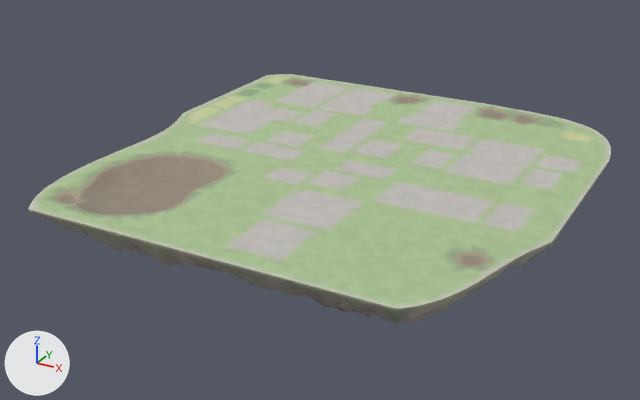
Two versions of the glTF model godot_project/remake/sky/islands/SKY-040.rock.glb, one commit apart.
Camera for both pictures: a camera (50 mm lens) standing at (209.0, -411.0, 175.0) and looking at (-13.0, -6.0, -27.0). Arrows for +X, +Y and +Z are at lower left; the lights stay in place. The first picture is the older version.

The scene before the commit, as lines of its bpy script (objects in view):
```python
me_deck_col = bpy.data.meshes.new('deck-col')
me_deck_col.from_pydata(...)  # 4655 vertices, 8999 faces; spans x -126.0..129.0, y -137.0..130.0, z -5.0..0.0
me_deck_col.materials.append(mat_sky_deck)
me_rock = bpy.data.meshes.new('rock')
me_rock.from_pydata(...)  # 2310 vertices, 4311 faces; spans x -126.0..129.0, y -137.0..130.0, z -68.0..0.0
me_rock.materials.append(mat_sky_rock)
ob_deck_col = bpy.data.objects.new('deck-col', me_deck_col)
ob_deck_col.location = (0.0, 0.0, 0.0)
ob_rock = bpy.data.objects.new('rock', me_rock)
ob_rock.location = (0.0, 0.0, 0.0)
```
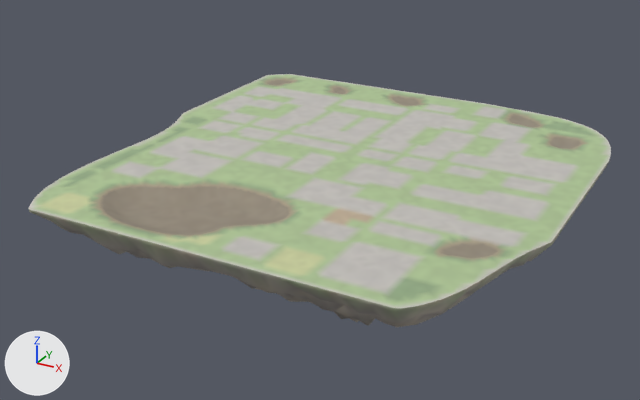
Boxes (x1, y1, x2, y2) around the edits, measured in the pictures (640 x 400 px; the box of a moved part takes in the faces that stretch with it):
part 1 of me_deck_col, moved or reshaped
    before: (44, 151, 302, 239)
    after: (50, 151, 301, 239)
part 2 of me_deck_col, moved or reshaped
    before: (262, 76, 427, 106)
    after: (259, 76, 428, 107)
part 3 of me_deck_col, moved or reshaped
    before: (476, 106, 586, 150)
    after: (476, 107, 588, 151)
part 4 of me_deck_col, moved or reshaped
    before: (436, 235, 509, 271)
    after: (432, 235, 509, 269)
part 5 of me_deck_col, recoloured
    both: (38, 75, 595, 303)

The edits, one by one:
me_deck_col is used by ob_deck_col; location (0.0, 0.0, 0.0).
me_deck_col had 4655 vertices, 8999 faces and spanned x -126.0..129.0, y -137.0..130.0, z -5.0..0.0.
me_deck_col now has 4741 vertices, 9171 faces and spans x -126.0..129.0, y -137.0..130.0, z -5.0..0.0.
me_deck_col part 1: 284 vertices moved from x -104.0..10.0, y -126.0..-40.0, z -5.0..0.0 to x -102.0..12.0, y -126.0..-42.0, z -5.0..0.0; 390 vertices removed from x -104.0..10.0, y -126.0..-40.0, z -5.0..0.0; 367 vertices added at x -102.0..12.0, y -127.0..-42.0, z -5.0..0.0.
me_deck_col part 2: 9 vertices moved from x -110.0..-7.0, y 107.0..120.0, z -1.0..0.0 to x -110.0..-6.0, y 106.0..119.0, z -2.0..0.0; 113 vertices removed from x -118.0..-5.0, y 102.0..122.0, z -2.0..0.0; 169 vertices added at x -118.0..-2.0, y 100.0..122.0, z -2.0..0.0.
me_deck_col part 3: 23 vertices moved from x 50.0..102.0, y 74.0..120.0, z -2.0..0.0 to x 57.0..104.0, y 72.0..120.0, z -2.0..0.0; 110 vertices removed from x 38.0..106.0, y 74.0..122.0, z -2.0..0.0; 138 vertices added at x 38.0..109.0, y 72.0..122.0, z -2.0..0.0.
me_deck_col part 4: 7 vertices moved from x 98.0..108.0, y -82.0..-74.0, z -1.0..0.0 to x 94.0..110.0, y -82.0..-70.0, z -2.0..-1.0; 45 vertices removed from x 90.0..110.0, y -89.0..-66.0, z -2.0..0.0; 70 vertices added at x 88.0..111.0, y -86.0..-65.0, z -2.0..0.0.
me_deck_col part 5: 2895 kept faces spanning x -126.0..118.0, y -134.0..130.0, z -5.0..0.0 get new vertex colours.
